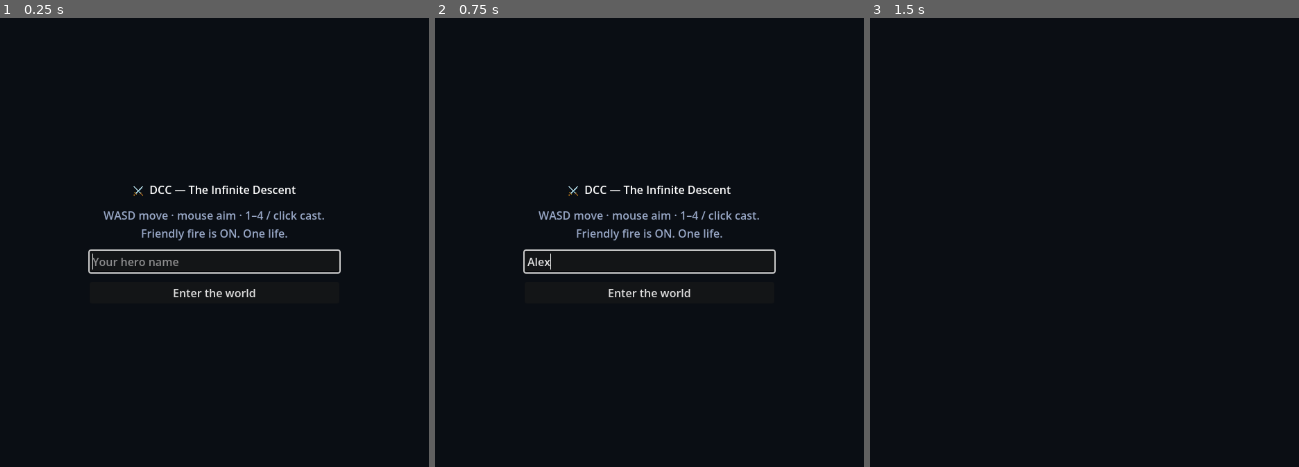
Above: before the commit, frames 1-3 (left to right).
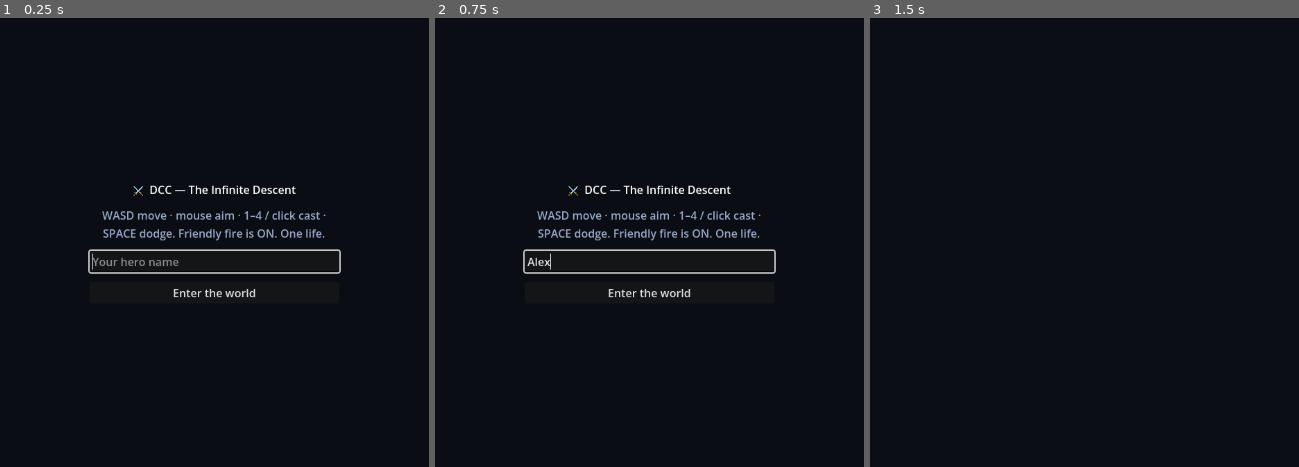
Above: after the commit, the same moments.

Repository: ToothpickFactory/dcc
Game: Godot game, scene res://scenes/Main.tscn
Two runs of this game, one before a commit and one after it. Both use one fixed random seed, a clock stepped at 60 frames per second and the inputs below.
Inputs (mouse positions are in pixels of both pictures, inside the frame that each line leads up to):
- Up to frame 1 (0.25 s): no input
- Up to frame 2 (0.75 s): click (649, 260) at 0.52 s; type "Alex" at 0.6 s
- Up to frame 3 (1.5 s): click "Enter the world" at 1.25 s

The runs differ from the first frame. In frame 1, 1.2% of the frame differs, in the area x 23-76%, y 42-50%; in frame 2, 1.2%; in frame 3, nothing differs.

Commit message:
CoN combat loop ①: dodge/dash (i-frames) + floor-depth enemy scaling
Dodge/dash (Space / LB) — the CoN evade. Server-authoritative: a DASH_MS burst at
DASH_SPEED in the move/aim direction, DASH_IFRAME_MS of invulnerability (combat.ts negates
hits during i-frames), DASH_CD cooldown. New {t:"dash"} client message (protocol v9), dash
state on PlayerState, movement override in stepPlayer, dashReadyAt on SelfDTO. Client
predicts the burst (Predictor.dash), gates the cooldown locally, plays a whoosh; input on
Space + left-shoulder (InputCtl.consume_dash).

Floor-depth enemy scaling — enemy HP (+12%/floor) and damage (+8%/floor) now scale with
depth so descent gets deadlier, not just more crowded (per-monster dmgMult + post-spawn HP
mult; boss scales too). FLOOR_HP_SCALE / FLOOR_DMG_SCALE in constants.

Verified end-to-end: server tsc clean; WS probe confirms protocol 9, dashReadyAt ships, and
a dash bursts the player +114px (vs ~0 walking); Godot import + smoke vs v9 = 0 errors, 0
protocol mismatch.

Co-Authored-By: Claude Opus 4.8 <noreply@anthropic.com>

Diff:
--- a/godot/scripts/DccConst.gd
+++ b/godot/scripts/DccConst.gd
@@ -9,5 +9,9 @@
 const VISION_RADIUS := 520.0
 const WORLD := Vector2(2400, 2400)
 const INPUT_MS := 100          # client -> server input cadence
-const PROTOCOL_VERSION := 8  # v8: RPG Phase 2 — class/talents on SelfDTO, chooseClass/spendTalent, crit
+# Dodge/dash (mirror src/shared/constants.ts) — client predicts the burst + gates the CD.
+const DASH_SPEED := 760.0      # px/s during the dash burst
+const DASH_MS := 180.0         # dash duration
+const DASH_CD := 1400.0        # cooldown between dashes
+const PROTOCOL_VERSION := 9  # v9: + dash (dodge/evade) client message
 const DEFAULT_WS_URL := "wss://young-frost-2be4.austin-bb5.workers.dev/ws"
--- a/godot/scripts/InputCtl.gd
+++ b/godot/scripts/InputCtl.gd
@@ -41,6 +41,7 @@
 const _AIM_STICK_DEADZONE := 0.25
 
 var _cast_queue: Array[int] = []
+var _dash_pressed := false  # Space / left-shoulder — drained by consume_dash()
 # Right-stick aim, in radians, when the stick is pushed past the dead zone; NAN
 # when the stick is idle so callers can fall back to the pointer aim.
 var _stick_aim: float = NAN
@@ -69,6 +70,9 @@
 	# Keyboard slot keys 1-6 (queue a cast; never normalized through actions so we
 	# get one discrete press per keystroke, matching the TS keydown handler).
 	if event is InputEventKey and event.pressed and not event.echo:
+		if event.keycode == KEY_SPACE:
+			_dash_pressed = true
+			return
 		var idx: int = int(_SLOT_KEYS.get(event.keycode, -1))
 		if idx >= 0:
 			_cast_queue.append(idx)
@@ -77,11 +81,21 @@
 	if event is InputEventMouseButton and event.pressed and event.button_index == MOUSE_BUTTON_LEFT:
 		_cast_queue.append(0)
 		return
-	# Gamepad fire buttons (native bonus).
+	# Gamepad: left shoulder = dodge/dash; face/right-shoulder buttons = fire.
 	if event is InputEventJoypadButton and event.pressed:
+		if event.button_index == JOY_BUTTON_LEFT_SHOULDER:
+			_dash_pressed = true
+			return
 		var pidx: int = int(_PAD_BTN_CASTS.get(event.button_index, -1))
 		if pidx >= 0:
 			_cast_queue.append(pidx)
+
+# True once per Space / left-shoulder press (drained by Main). The dodge/evade intent.
+func consume_dash() -> bool:
+	if _dash_pressed:
+		_dash_pressed = false
+		return true
+	return false
 
 # Raw move vector. Keyboard/arrows come from the move_* actions (their key events
 # are bound in project.godot); the gamepad left stick is folded in so a pad walks
--- a/godot/scripts/Login.gd
+++ b/godot/scripts/Login.gd
@@ -30,7 +30,7 @@
 	box.add_child(title)
 
 	var hint := Label.new()
-	hint.text = "WASD move · mouse aim · 1–4 / click cast. Friendly fire is ON. One life."
+	hint.text = "WASD move · mouse aim · 1–4 / click cast · SPACE dodge. Friendly fire is ON. One life."
 	hint.horizontal_alignment = HORIZONTAL_ALIGNMENT_CENTER
 	hint.autowrap_mode = TextServer.AUTOWRAP_WORD_SMART
 	hint.modulate = Color(0.6, 0.66, 0.78)
--- a/godot/scripts/Main.gd
+++ b/godot/scripts/Main.gd
@@ -53,6 +53,7 @@
 var _last_hitstop := 0.0       # throttle hit-stop so swarms don't strobe
 var _boss_present_was := false # tracks boss presence for the combat-music layer
 var _trail_frame := 0          # throttles projectile trail dots
+var _dash_ready_at := 0.0      # client-side dodge cooldown gate (ms)
 
 func _ready() -> void:
 	# Dev overrides: DCC_WS points at a server (e.g. ws://127.0.0.1:8787/ws for local
@@ -409,6 +410,16 @@
 			_seq += 1
 			_net.send_cast(_seq, int(idx), aim)
 			_hud.pulse_slot(int(idx))  # bar-slot punch on cast (readability)
+		# Dodge/dash (Space / LB): client-gated cooldown, predicted burst + whoosh.
+		if _inp.consume_dash():
+			var now_ms := float(Time.get_ticks_msec())
+			if now_ms >= _dash_ready_at:
+				_dash_ready_at = now_ms + DccConst.DASH_CD
+				var ddir: Vector2 = mv if mv.length() > 0.01 else Vector2(cos(aim), sin(aim))
+				_seq += 1
+				_net.send_dash(_seq, ddir)
+				_pred.dash(ddir)
+				_sfx.play("dash")
 
 	# Camera + fog centre: predicted player in play, spectate target while waiting/dead.
 	# Smoothed follow (lerp toward the target) + decaying screenshake on taking damage.
--- a/godot/scripts/Net.gd
+++ b/godot/scripts/Net.gd
@@ -92,6 +92,9 @@
 func send_cast(seq: int, ability: int, aim: float) -> void:
 	_send({"t": "cast", "seq": seq, "ability": ability, "aim": aim})
 
+func send_dash(seq: int, dir: Vector2) -> void:
+	_send({"t": "dash", "seq": seq, "dir": [dir.x, dir.y]})
+
 ## Generic outbound for inventory/sell/swap/loot messages (see src/protocol.ts ClientMsg).
 func send_msg(obj: Dictionary) -> void:
 	_send(obj)
--- a/godot/scripts/Predictor.gd
+++ b/godot/scripts/Predictor.gd
@@ -8,9 +8,17 @@
 var y := 0.0
 var _inited := false
 var _grid: Dictionary = {}
+var _dash_until := 0.0          # ms wall-clock; predicted dash burst active until then
+var _dash_dir := Vector2.ZERO
 
 func set_grid(g: Dictionary) -> void:
 	_grid = g
+
+# Begin a predicted dash burst (Main calls this when it sends a dash).
+func dash(dir: Vector2) -> void:
+	if dir.length() > 0.001:
+		_dash_dir = dir.normalized()
+	_dash_until = Time.get_ticks_msec() + DccConst.DASH_MS
 
 func update(self_dto: Dictionary, mv: Vector2, dt: float) -> void:
 	if self_dto.is_empty():
@@ -19,6 +27,20 @@
 		x = float(self_dto.get("x", 0.0))
 		y = float(self_dto.get("y", 0.0))
 		_inited = true
+	# Predicted dash burst overrides input movement (mirrors server stepPlayer).
+	if Time.get_ticks_msec() < _dash_until:
+		var ddx := _dash_dir.x * DccConst.DASH_SPEED * dt
+		var ddy := _dash_dir.y * DccConst.DASH_SPEED * dt
+		if not _grid.is_empty():
+			var dp := Geo.move_with_collisions(_grid, Vector2(x, y), ddx, ddy, DccConst.PLAYER_RADIUS)
+			x = dp.x
+			y = dp.y
+		else:
+			x += ddx
+			y += ddy
+		x += (float(self_dto.get("x", x)) - x) * 0.15
+		y += (float(self_dto.get("y", y)) - y) * 0.15
+		return
 	var l := mv.length()
 	if l > 0.0:
 		var speed := DccConst.PLAYER_SPEED
--- a/godot/scripts/Sfx.gd
+++ b/godot/scripts/Sfx.gd
@@ -120,6 +120,13 @@
 	_bank["click"] = _synth(0.05, func(t: float) -> float:
 		return exp(-t * 60.0) * 0.4 * sin(TAU * 900.0 * t))
 
+	# dash: a quick airy whoosh (noise + a downward sweep) for the dodge.
+	_bank["dash"] = _synth(0.16, func(t: float) -> float:
+		var env := exp(-t * 13.0)
+		var noise := randf() * 2.0 - 1.0
+		var f := 620.0 - 320.0 * t / 0.16
+		return clampf(env * (0.5 * noise + 0.4 * sin(TAU * f * t)), -1.0, 1.0))
+
 
 # Build a mono 16-bit AudioStreamWAV by sampling `gen(t)` (returns [-1,1]) for `dur` seconds.
 func _synth(dur: float, gen: Callable) -> AudioStreamWAV:
Not shown, changed: godot/SETUP.md
Not shown, changed: src/protocol.ts
Not shown, changed: src/server/sim/boss.ts
Not shown, changed: src/server/sim/combat.ts
Not shown, changed: src/server/sim/monsters.ts
Not shown, changed: src/server/sim/movement.ts
Not shown, changed: src/server/state.ts
Not shown, changed: src/server/world-do.ts
Not shown, changed: src/shared/constants.ts
